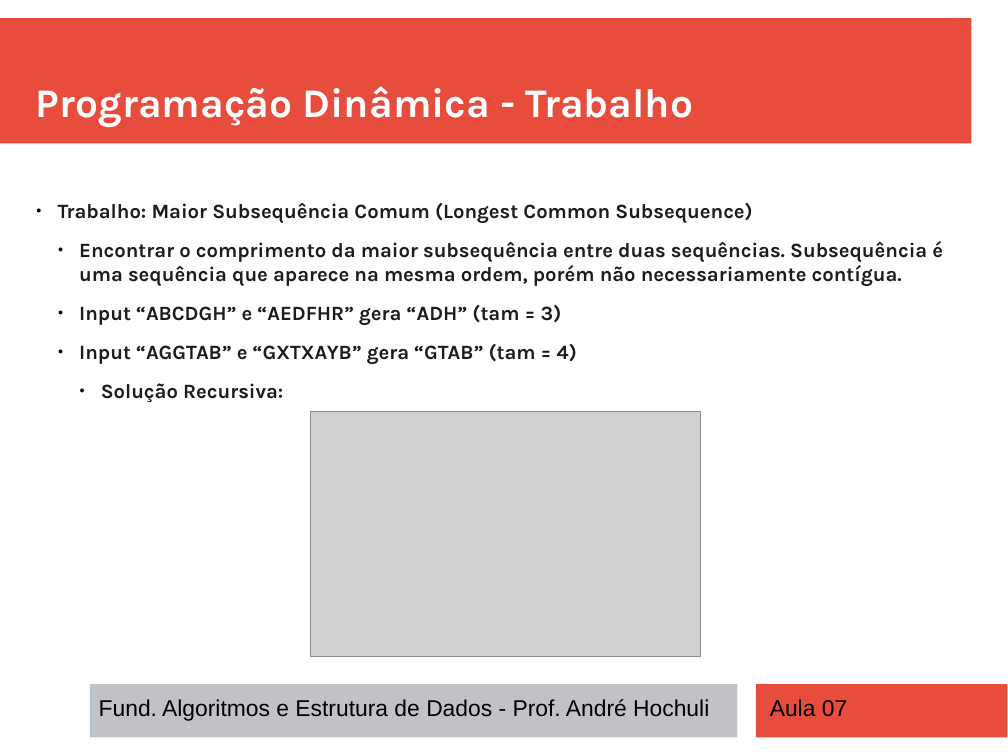
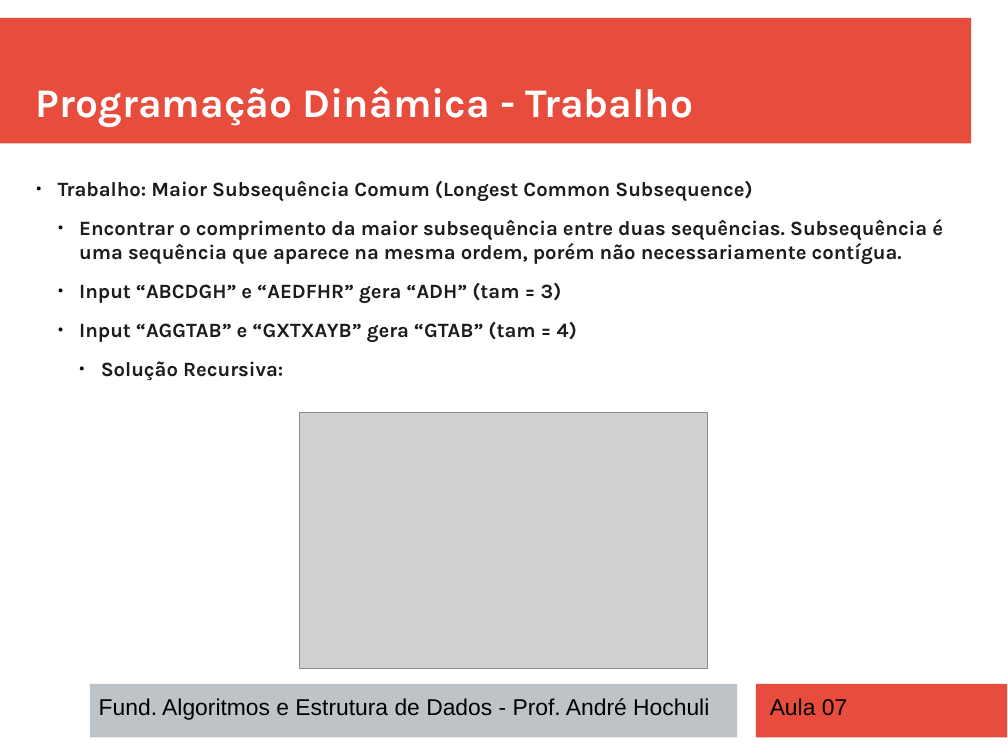
Before and after one commit to andrehochuli/teaching, a slide deck: slide 17 of DataStructuresAndAlgorithms/Aula 07 - BigO e Programacao Dinamica/Aula 07 - Programação Dinamica.pptx. Drawn at 1008x756 pixels with LibreOffice and Linux fonts; fonts in the diff are those of the drawing; grey boxes stand for pictures. Boxes give left, top, right and bottom in pixels: in the first picture for what was removed or moved away, otherwise in the second. Text is boxed around its words. In the diff, an @@ line names an element or a change of style, - is before the commit and + after.

```diff
--- a/DataStructuresAndAlgorithms/Aula 07 - BigO e Programacao Dinamica/Aula 07 - Programação Dinamica.pptx
+++ b/DataStructuresAndAlgorithms/Aula 07 - BigO e Programacao Dinamica/Aula 07 - Programação Dinamica.pptx
@@ text "Trabalho: Maior Subsequência Comum (Longest ...": place and size @@
-text "Trabalho: Maior Subsequência Comum (Longest ..." at [58, 203, 943, 403]
+text "Trabalho: Maior Subsequência Comum (Longest ..." at [58, 181, 943, 381]
@@ picture: place and size @@
-picture at [311, 412, 701, 657]
+picture at [299, 413, 707, 669]
```
Also in this commit, not shown: 6 other slides changed, 3 other files.
